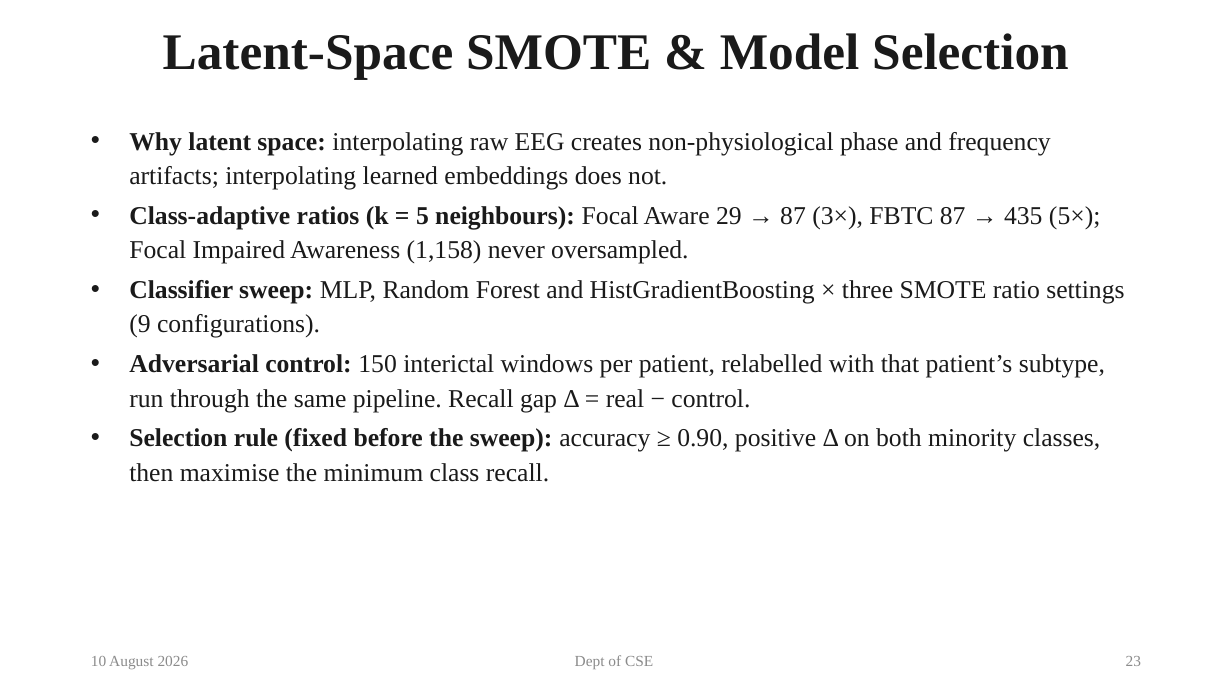
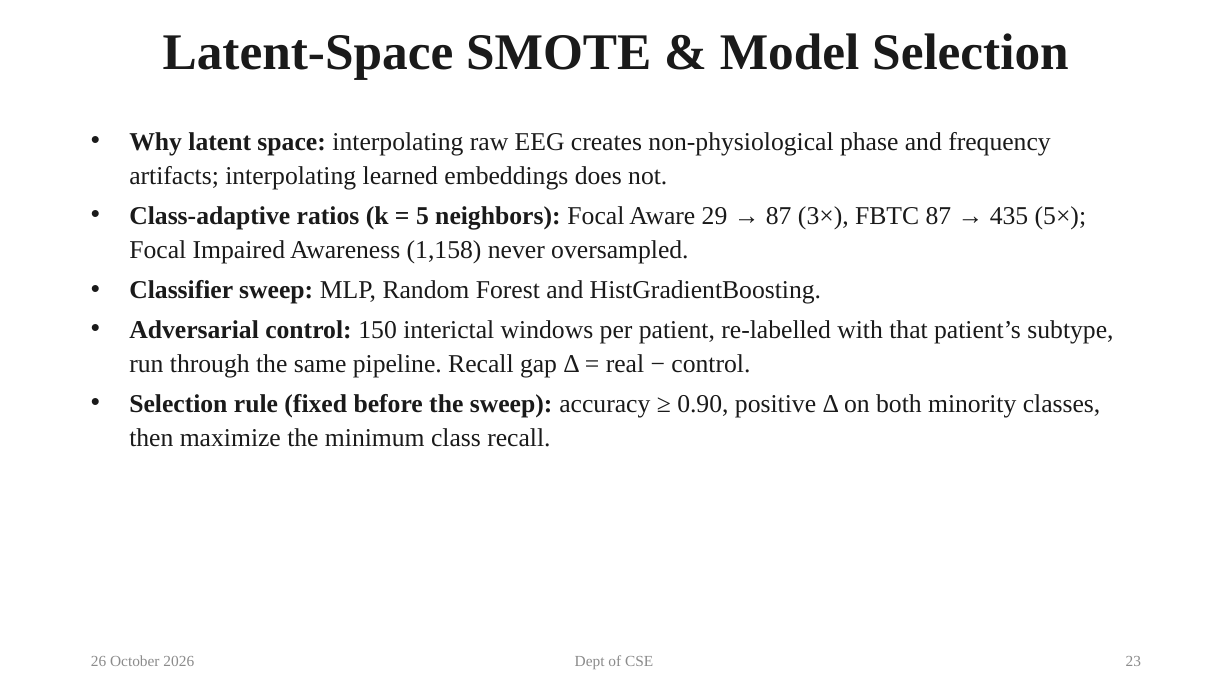
Before and after one commit to Adithya-1489181/eeg_hdc, a slide deck: slide 23 of presentation/EEG-HDC Final Presentation.pptx. Drawn at 1232x693 pixels with LibreOffice and Linux fonts; fonts in the diff are those of the drawing. Boxes give left, top, right and bottom in pixels: in the first picture for what was removed or moved away, otherwise in the second. Text is boxed around its words. In the diff, an @@ line names an element or a change of style, - is before the commit and + after.

```diff
--- a/presentation/EEG-HDC Final Presentation.pptx
+++ b/presentation/EEG-HDC Final Presentation.pptx
@@ text at (129, 206, 1113, 447): text changed @@
-• Class-adaptive ratios (k = 5 neighbours): Focal Aware 29 → 87 (3×), FBTC 87 → 435 (5×); Focal Impaired Awareness (1,158) never oversampled.
-• Classifier sweep: MLP, Random Forest and HistGradientBoosting × three SMOTE ratio settings (9 configurations).
-• Adversarial control: 150 interictal windows per patient, relabelled with that patient’s subtype, run through the same pipeline. Recall gap Δ = real − control.
-• Selection rule (fixed before the sweep): accuracy ≥ 0.90, positive Δ on both minority classes, then maximise the minimum class recall.
+• Class-adaptive ratios (k = 5 neighbors): Focal Aware 29 → 87 (3×), FBTC 87 → 435 (5×); Focal Impaired Awareness (1,158) never oversampled.
+• Classifier sweep: MLP, Random Forest and HistGradientBoosting.
+• Adversarial control: 150 interictal windows per patient, re-labelled with that patient’s subtype, run through the same pipeline. Recall gap Δ = real − control.
+• Selection rule (fixed before the sweep): accuracy ≥ 0.90, positive Δ on both minority classes, then maximize the minimum class recall.
@@ text at (91, 655, 194, 666): text changed @@
-10 August 2026
+26 October 2026
```
Also in this commit, not shown: 39 other slides changed, 2 other files.
